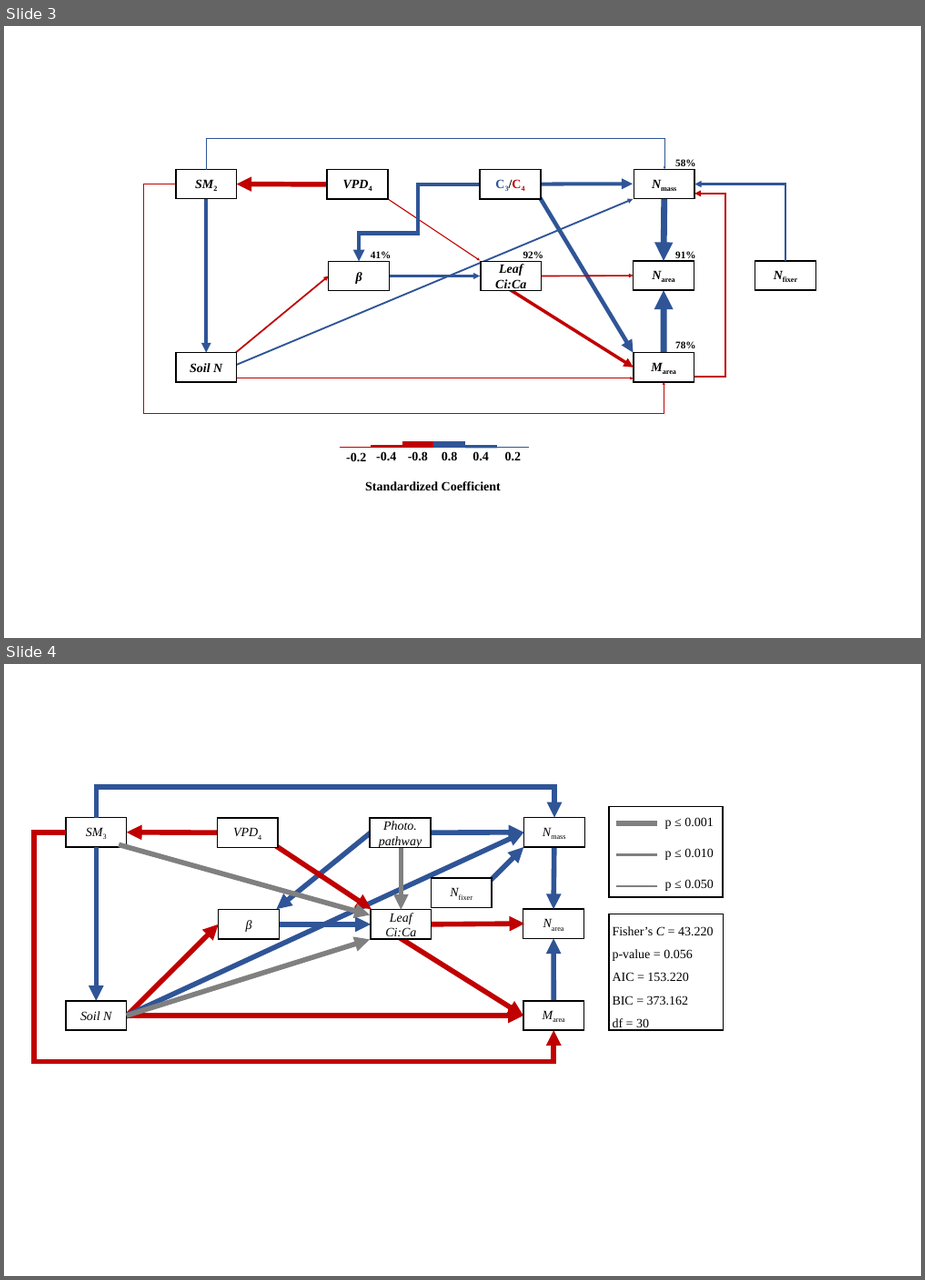
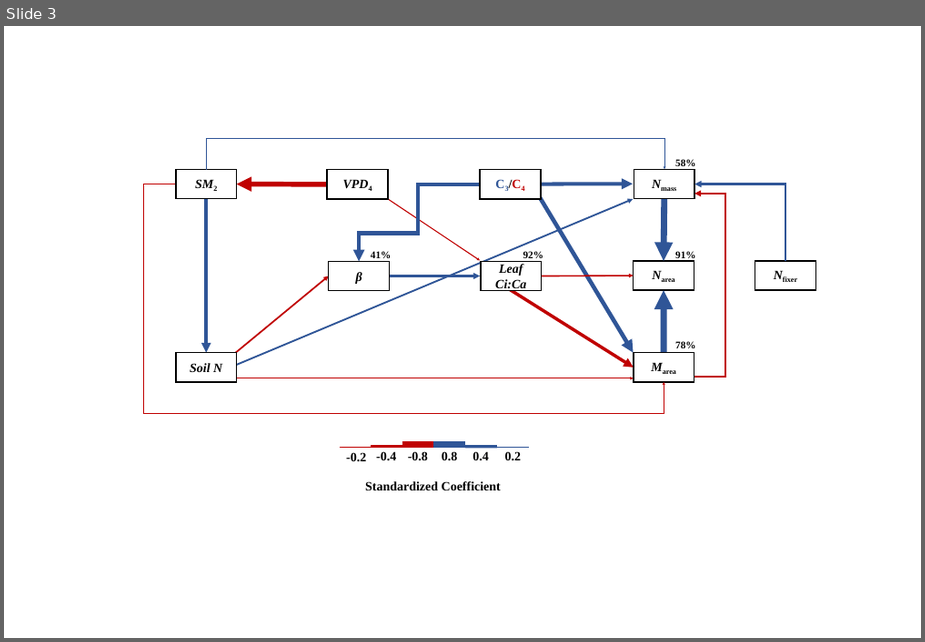
Before and after one commit to eaperkowski/TX_ecolab_leafNitrogen, a slide deck: working_drafts/figs/TXeco_SEM_ppt_fig.pptx. Shown one above the other, each under a label of ours: slides 3 and 4 before the commit, slide 3 after it. The pictures are 925x1280 and 925x642 pixels, drawn with LibreOffice and Linux fonts; fonts in the diff are those of the drawing. Boxes give left, top, right and bottom in pixels: in the first picture for what was removed or moved away, otherwise in the second. Text is boxed around its words. In the diff, an @@ line names an element or a change of style, - is before the commit and + after.

```diff
--- a/working_drafts/figs/TXeco_SEM_ppt_fig.pptx
+++ b/working_drafts/figs/TXeco_SEM_ppt_fig.pptx
@@ slide 4 removed at bbox=[4, 664, 921, 1276], background #FFFFFF @@
@@ elbow arrow removed from (96, 818) to (555, 818) @@
@@ rectangle removed at bbox=[66, 818, 127, 847] @@
-SM3
@@ rectangle removed at bbox=[217, 818, 278, 847] @@
-VPD4
@@ rectangle removed at bbox=[370, 818, 431, 847] @@
-Photo. pathway
@@ rectangle removed at bbox=[525, 818, 585, 847] @@
-Nmass
@@ group removed at bbox=[609, 807, 723, 897]: 3 lines, 3 texts, 1 rectangle @@
-p ≤ 0.001
-p ≤ 0.010
-p ≤ 0.050
@@ elbow arrow removed from (66, 832) to (554, 1030) @@
@@ arrow removed from (96, 847) to (96, 1001) @@
@@ arrow removed from (119, 845) to (370, 915) @@
@@ arrow removed from (217, 832) to (127, 832) @@
@@ arrow removed from (127, 1015) to (525, 832) @@
@@ arrow removed from (266, 839) to (372, 909) @@
@@ arrow removed from (375, 829) to (276, 909) @@
@@ arrow removed from (401, 841) to (401, 910) @@
@@ arrow removed from (431, 832) to (525, 832) @@
@@ arrow removed from (481, 890) to (524, 847) @@
@@ arrow removed from (555, 847) to (554, 909) @@
@@ rectangle removed at bbox=[431, 878, 492, 907] @@
-Nfixer
@@ rectangle removed at bbox=[524, 909, 584, 938] @@
-Νarea
@@ arrow removed from (121, 1021) to (219, 924) @@
@@ rectangle removed at bbox=[219, 910, 280, 939] @@
-β
@@ arrow removed from (280, 924) to (371, 924) @@
@@ rectangle removed at bbox=[371, 910, 432, 939] @@
-Leaf Ci:Ca
@@ arrow removed from (393, 933) to (524, 1015) @@
@@ arrow removed from (432, 924) to (525, 923) @@
@@ rectangle removed at bbox=[609, 914, 724, 1030] @@
-Fisher’s C = 43.220
-p-value = 0.056
-AIC = 153.220
-BIC = 373.162
-df = 30
@@ arrow removed from (127, 1015) to (370, 939) @@
@@ arrow removed from (554, 1001) to (554, 938) @@
@@ rectangle removed at bbox=[66, 1001, 127, 1030] @@
-Soil N
@@ arrow removed from (127, 1015) to (524, 1015) @@
@@ rectangle removed at bbox=[524, 1001, 585, 1030] @@
-Marea
```
Also in this commit, not shown: 2 slides added, 10 other files.
